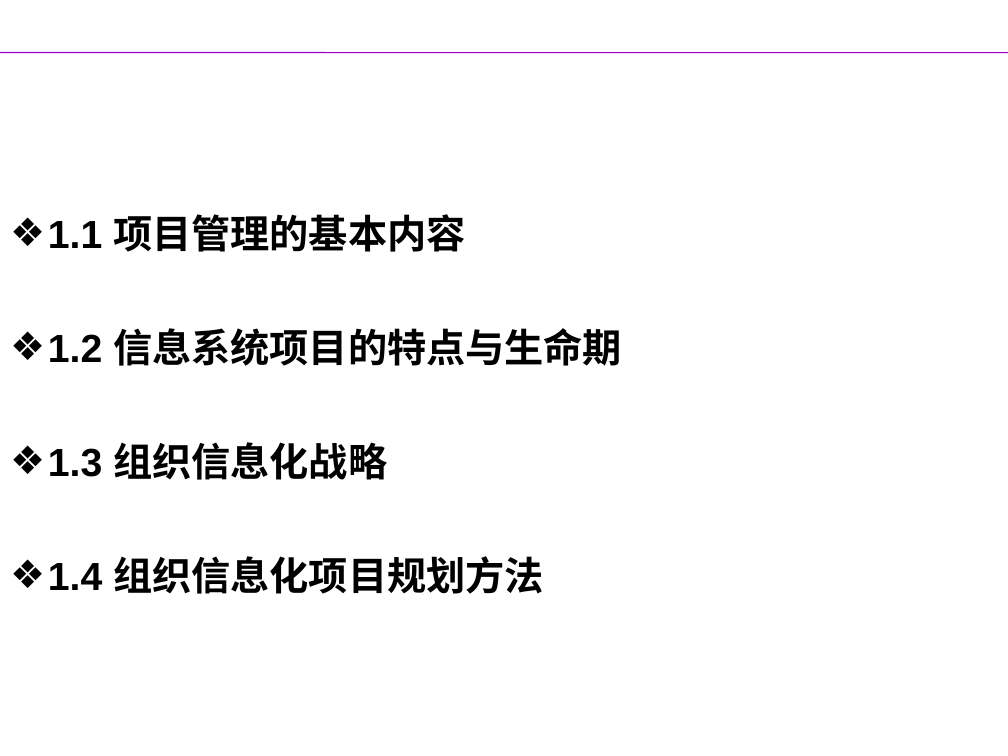
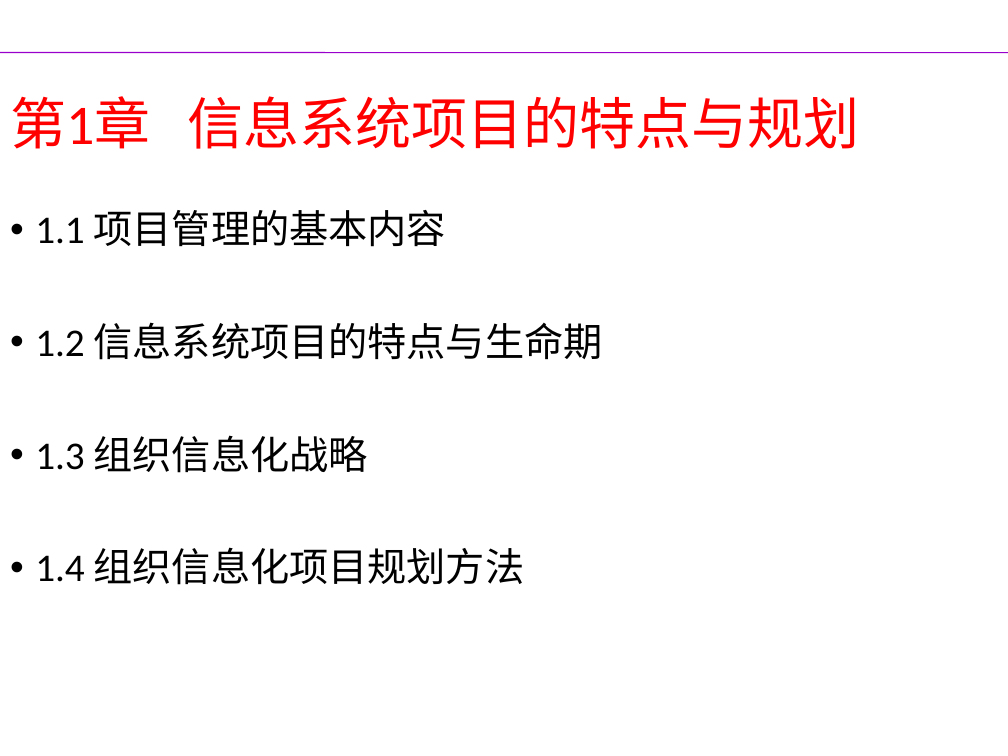
Before and after one commit to yanghui58/project_manager, a slide deck: slide 6 of 左美云_信息系统项目管理（第二版）/第1章 信息系统项目的特点与规划.ppt (slide 4 before the commit). Drawn at 1008x756 pixels with LibreOffice and Linux fonts; fonts in the diff are those of the drawing; background and template pictures are left out. Boxes give left, top, right and bottom in pixels: in the first picture for what was removed or moved away, otherwise in the second. Text is boxed around its words. In the diff, an @@ line names an element or a change of style, - is before the commit and + after.

```diff
--- a/左美云_信息系统项目管理（第二版）/第1章 信息系统项目的特点与规划.ppt
+++ b/左美云_信息系统项目管理（第二版）/第1章 信息系统项目的特点与规划.ppt
@@ title "第1章 信息系统项目的特点与规划" at [10, 96, 859, 149]: font Arial to Calibri, text colour #FFFFFF to #FF0000, bold off; alignment centre to left; line spacing 1 to 0.9 @@
@@ text "1.1 项目管理的基本内容" at [35, 210, 603, 585]: font Arial to Calibri, bold off; bullet ❖ to •; line spacing 1 to 0.9; more space between paragraphs @@
```
Also in this commit, not shown: 52 other slides changed, 3 slides added, 1 slide removed, 9 other files.
